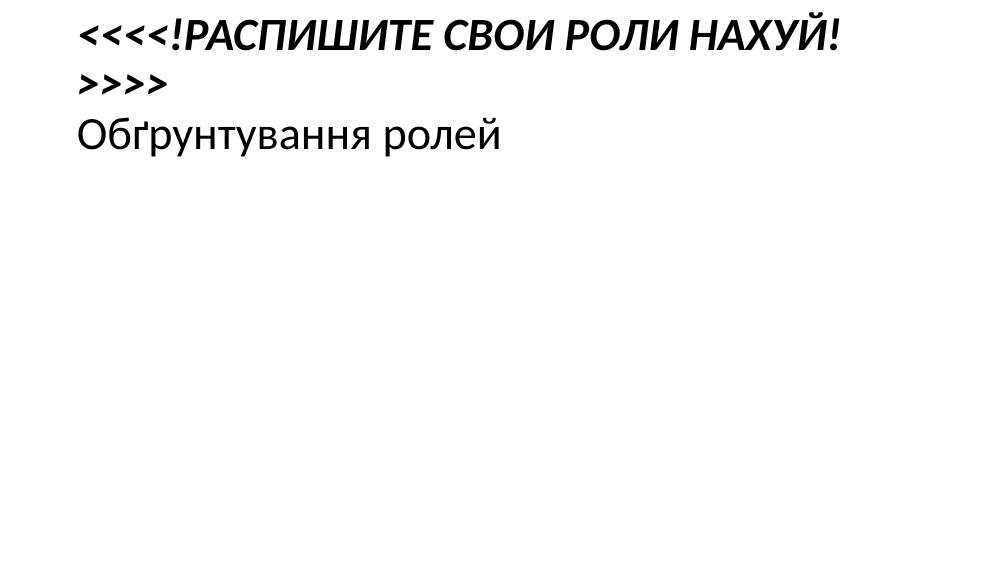
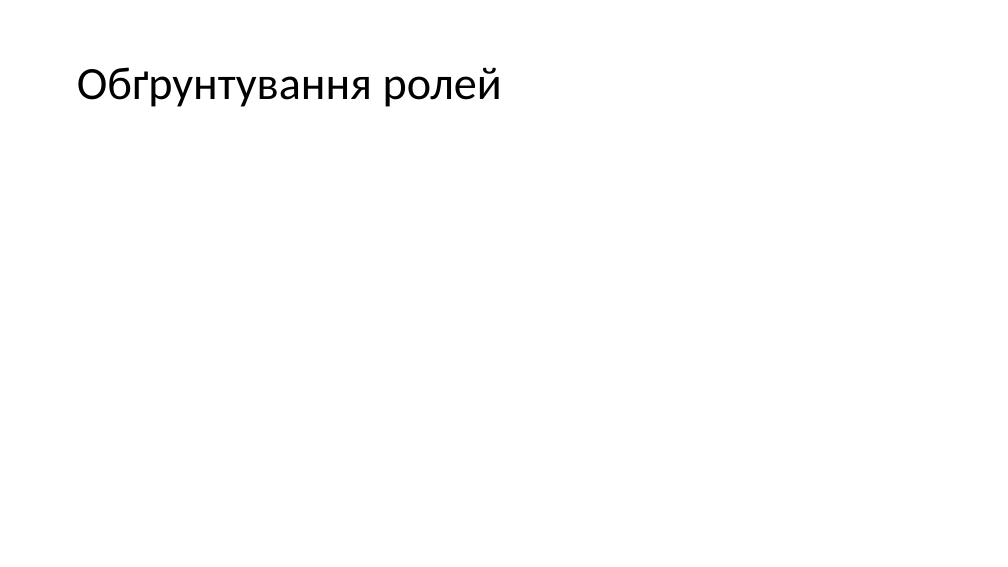
Before and after one commit to d3mage/elektronna_kafedra, a slide deck: slide 4 of elektronna_kafedra.pptx. Drawn at 1008x567 pixels with LibreOffice and Linux fonts; fonts in the diff are those of the drawing. Boxes give left, top, right and bottom in pixels: in the first picture for what was removed or moved away, otherwise in the second. Text is boxed around its words. In the diff, an @@ line names an element or a change of style, - is before the commit and + after.

```diff
--- a/elektronna_kafedra.pptx
+++ b/elektronna_kafedra.pptx
@@ title at <box>77,67,502,107</box>: text changed; bold off; italic off @@
-<<<<!РАСПИШИТЕ СВОИ РОЛИ НАХУЙ!>>>>
-Обґрунтування ролей
+Обґрунтування ролей
```
Also in this commit, not shown: 1 other slide changed, 2 slides added, 2 slides removed, 5 other files.
